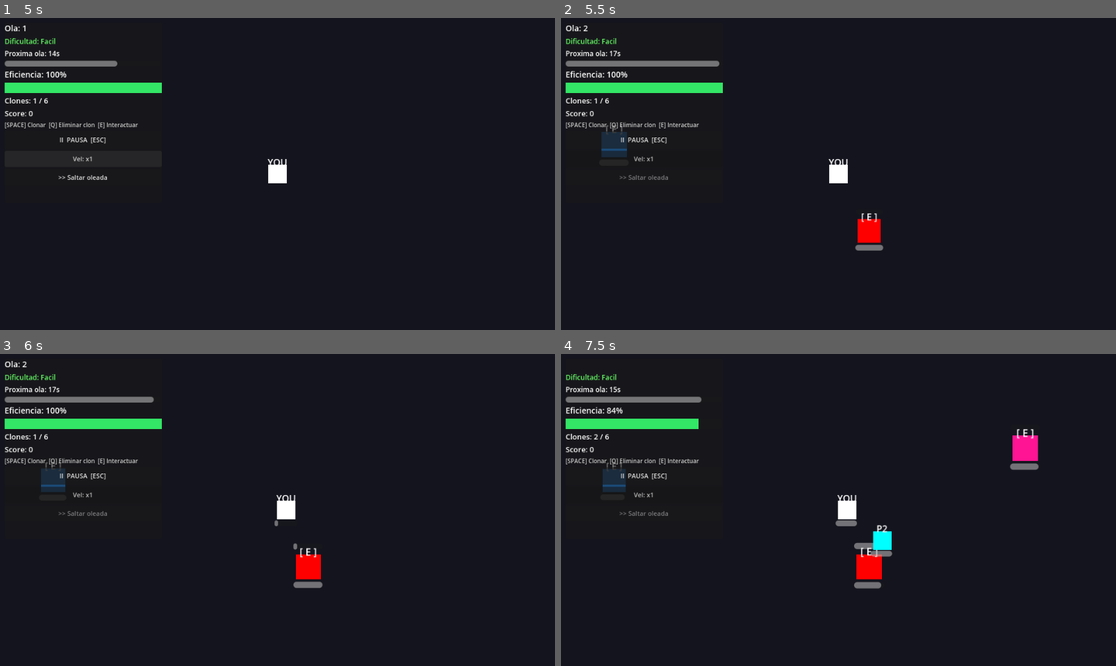
Above: before the commit, frames 1-4 (two rows, left to right).
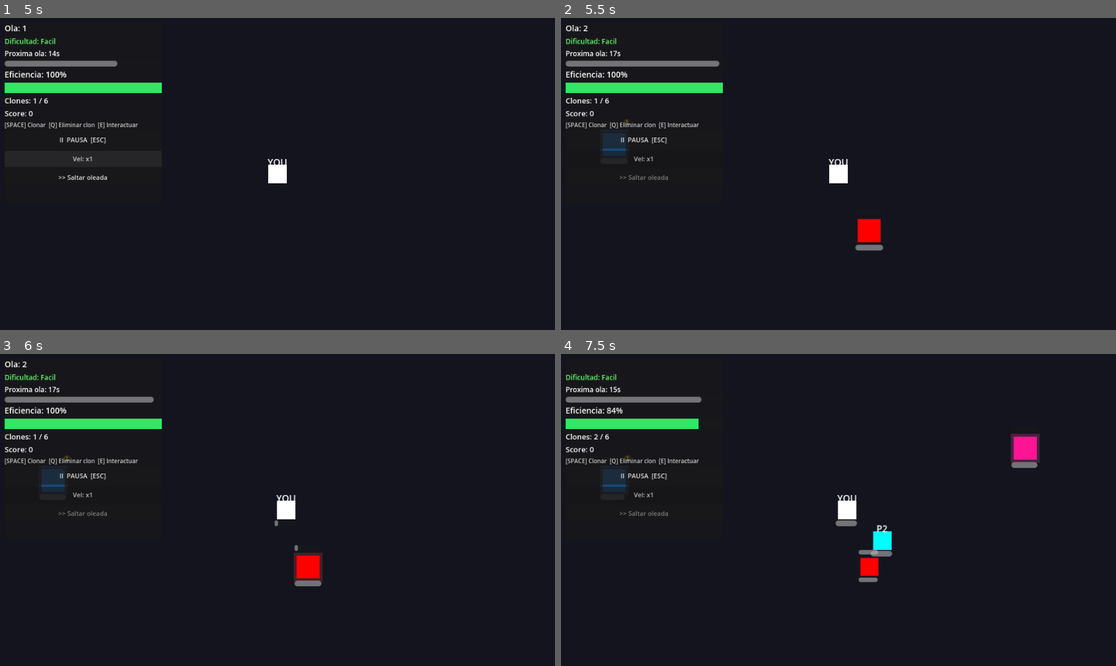
Above: after the commit, the same moments.

Repository: Carlos-creator/OverSplit
Game: Godot game, scene res://scenes/MainMenu.tscn
Two runs of this game, one before a commit and one after it. Both use one fixed random seed, a clock stepped at 60 frames per second and the inputs below.
Inputs (mouse positions are in pixels of both pictures, inside the frame that each line leads up to):
- Up to frame 1 (5 s): click "JUGAR" at 0.5 s; click "II PAUSA [ESC]" at 1.25 s; click "CONTINUAR" at 2 s; click "Vel: x1" at 2.75 s; click "Vel: x1.5" at 3.5 s; click "Vel: x2" at 4.25 s
- Up to frame 2 (5.5 s): click ">> Saltar oleada" at 5 s
- Up to frame 3 (6 s): move the mouse to (399, 494) at 5.77 s; hold Right (ui_right) from 5.78 s (still down); tap E (interact) at 5.85 s; click (399, 494) at 5.92 s
- Up to frame 4 (7.5 s): move the mouse to (727, 525) at 6.52 s; release Right (ui_right) at 6.53 s; hold Down (ui_down) 6.53-7.28 s; tap Space (create_clone) at 6.6 s; tap E (interact) at 6.8, 7.35 s; move the mouse to (894, 441) at 7.27 s; hold Right (ui_right) from 7.28 s (still down)

Frame 1 is identical in both runs. In frame 2, 0.1% of the frame differs, in the area x 7-58%, y 32-73%; in frame 3, 0.3%; in frame 4, 0.7%, in the area x 8-87%, y 24-76%.
Error in both runs: Invalid call. Nonexistent function 'is_action_just_pressed' in base 'InputEventKey'. (res://scripts/PauseMenu.gd:10)

Commit message:
v7.0 beta

Diff:
--- a/scenes/SwitchTask.tscn
+++ b/scenes/SwitchTask.tscn
@@ -37,14 +37,6 @@
 value = 15.0
 show_percentage = false
 
-[node name="InteractLabel" type="Label" parent="."]
-offset_left = -30.0
-offset_top = -36.0
-offset_right = 30.0
-offset_bottom = -20.0
-text = "[ E ]"
-horizontal_alignment = 1
-
 [node name="DirectiveLabel" type="Label" parent="."]
 offset_left = -30.0
 offset_top = -52.0
@@ -54,3 +46,14 @@
 horizontal_alignment = 1
 theme_override_colors/font_color = Color(0.2, 1.0, 1.0, 1)
 theme_override_font_sizes/font_size = 11
+
+[node name="BadgeLabel" type="Label" parent="."]
+offset_left = 10.0
+offset_top = -46.0
+offset_right = 36.0
+offset_bottom = -28.0
+visible = false
+text = "①"
+horizontal_alignment = 1
+theme_override_colors/font_color = Color(1.0, 0.85, 0.1, 1)
+theme_override_font_sizes/font_size = 14
--- a/scripts/GameManager.gd
+++ b/scripts/GameManager.gd
@@ -101,3 +101,10 @@
 
 func skip_wave() -> void:
 	wave_timer = get_current_wave_interval()
+
+func get_clone_count_for_task(task: Node) -> int:
+	var count := 0
+	for p in get_tree().get_nodes_in_group("players"):
+		if p._interact_target == task or p._next_target == task or p._directed_to == task:
+			count += 1
+	return count
--- a/scripts/SwitchTask.gd
+++ b/scripts/SwitchTask.gd
@@ -4,18 +4,24 @@
 
 @export var timeout: float = 15.0
 @export var task_color: Color = Color.RED
+@export var work_amount: int = 1
 
 var is_complete: bool = false
 var interact_progress: float = 0.0
 var _timer: float = 0.0
 var has_directive: bool = false
+var _urgency_active: bool = false
+var _urgency_tween: Tween = null
+var _badge_tween: Tween = null
 
 @onready var border_rect: ColorRect = $BorderRect
 @onready var body: ColorRect = $Body
 @onready var timer_bar: ProgressBar = $TimerBar
 @onready var interact_bar: ProgressBar = $InteractBar
 @onready var directive_label: Label = $DirectiveLabel
-@onready var pulse_tween: Tween = null
+@onready var badge_label: Label = $BadgeLabel
+
+const BADGE_SYMBOLS: Array[String] = ["①", "②", "③"]
 
 func _ready() -> void:
 	get_node("/root/GameManager").register_task(self)
@@ -24,8 +30,9 @@
 	timer_bar.value = timeout
 	interact_bar.value = 0
 	directive_label.visible = false
+	badge_label.visible = false
+	badge_label.scale = Vector2.ZERO
 	border_rect.color = Color(0, 0, 0, 0)
-	_start_pulse()
 
 func get_time_remaining() -> float:
 	return timeout - _timer
@@ -60,6 +67,103 @@
 	timer_bar.value = timeout - _timer
 	if _timer >= timeout:
 		_on_timeout()
+		return
+
+	var work_left: float = 1.0 - interact_progress
+	var time_left: float = timeout - _timer
+	var time_ratio: float = time_left / timeout
+
+	_update_base_layer(work_left)
+	_update_state_layer(time_ratio, work_left)
+	_update_decision_layer(work_left, time_left)
+
+func _update_base_layer(work_left: float) -> void:
+	var scale_max: float = 1.0 + float(work_amount - 1) * 0.35
+	var scale_val: float = lerp(0.75, scale_max, work_left)
+	self.scale = Vector2(scale_val, scale_val)
+
+	if not has_directive:
+		var glow_alpha: float = work_left * (float(work_amount) / 3.0) * 0.65
+		var glow_color: Color = task_color.lightened(0.3)
+		glow_color.a = glow_alpha
+		border_rect.color = glow_color
+
+func _update_state_layer(time_ratio: float, work_left: float) -> void:
+	if time_ratio > 0.35 or has_directive:
+		if _urgency_active:
+			_deactivate_urgency()
+		return
+
+	if not _urgency_active:
+		_activate_urgency()
+
+	if not has_directive:
+		if time_ratio > 0.15:
+			border_rect.color = Color(1.0, 0.5, 0.0, 0.7)
+		else:
+			var pulse_alpha: float = 0.5 + abs(sin(_timer * 8.0)) * 0.5
+			border_rect.color = Color(1.0, 0.1, 0.1, pulse_alpha)
+
+func _activate_urgency() -> void:
+	_urgency_active = true
+	if _urgency_tween:
+		_urgency_tween.kill()
+	_urgency_tween = create_tween().set_loops()
+	_urgency_tween.tween_property(self, "scale", Vector2(1.12, 1.12), 0.18)
+	_urgency_tween.tween_property(self, "scale", Vector2(0.95, 0.95), 0.18)
+
+func _deactivate_urgency() -> void:
+	_urgency_active = false
+	if _urgency_tween:
+		_urgency_tween.kill()
+		_urgency_tween = null
+
+func _update_decision_layer(work_left: float, time_left: float) -> void:
+	if has_directive:
+		_hide_badge()
+		return
+
+	var gm: Node = get_node("/root/GameManager")
+	var base_interact: float = gm.BASE_INTERACT_TIME
+	var time_safe: float = maxf(time_left, 0.1)
+	var recommended: int = ceili(float(work_amount) * work_left * base_interact / time_safe)
+	recommended = clampi(recommended, 1, 3)
+	var assigned: int = gm.get_clone_count_for_task(self)
+
+	if assigned < recommended:
+		_show_badge(recommended)
+	else:
+		_hide_badge()
+
+func _show_badge(count: int) -> void:
+	badge_label.text = BADGE_SYMBOLS[clampi(count - 1, 0, 2)]
+	if badge_label.visible and badge_label.scale.x > 0.5:
+		return
+	badge_label.visible = true
+	badge_label.scale = Vector2.ZERO
+	if _badge_tween:
+		_badge_tween.kill()
+	_badge_tween = create_tween()
+	_badge_tween.tween_property(badge_label, "scale", Vector2(1.1, 1.1), 0.12)
+	_badge_tween.tween_property(badge_label, "scale", Vector2(1.0, 1.0), 0.08)
+	var loop_tween := create_tween().set_loops()
+	loop_tween.tween_property(badge_label, "scale", Vector2(1.1, 1.1), 0.6)
+	loop_tween.tween_property(badge_label, "scale", Vector2(1.0, 1.0), 0.6)
+	badge_label.set_meta("loop_tween", loop_tween)
+
+func _hide_badge() -> void:
+	if not badge_label.visible:
+		return
+	if _badge_tween:
+		_badge_tween.kill()
+		_badge_tween = null
+	if badge_label.has_meta("loop_tween"):
+		var lt: Tween = badge_label.get_meta("loop_tween")
+		if lt:
+			lt.kill()
+	var t := create_tween()
+	t.tween_property(badge_label, "scale", Vector2.ZERO, 0.1)
+	t.tween_callback(func(): badge_label.visible = false)
 
 func add_interact(amount: float) -> void:
 	if is_complete:
@@ -73,6 +177,7 @@
 	if is_complete:
 		return
 	is_complete = true
+	_deactivate_urgency()
 	get_node("/root/GameManager").unregister_task(self)
 	get_node("/root/AudioManager").play_task_complete()
 	emit_signal("task_completed", self)
@@ -82,18 +187,12 @@
 	if is_complete:
 		return
 	is_complete = true
+	_deactivate_urgency()
 	get_node("/root/GameManager").unregister_task(self)
 	get_node("/root/AudioManager").play_task_fail()
 	_play_fail_animation()
 
-func _start_pulse() -> void:
-	pulse_tween = create_tween().set_loops()
-	pulse_tween.tween_property(self, "scale", Vector2(1.1, 1.1), 0.4)
-	pulse_tween.tween_property(self, "scale", Vector2(1.0, 1.0), 0.4)
-
 func _play_complete_animation() -> void:
-	if pulse_tween:
-		pulse_tween.kill()
 	body.color = Color.LIME_GREEN
 	var t := create_tween()
 	t.tween_property(self, "scale", Vector2(1.4, 1.4), 0.15)
@@ -101,8 +200,6 @@
 	t.tween_callback(queue_free)
 
 func _play_fail_animation() -> void:
-	if pulse_tween:
-		pulse_tween.kill()
 	body.color = Color.DARK_RED
 	var t := create_tween()
 	t.tween_property(self, "modulate:a", 0.0, 0.25)
--- a/scripts/TaskSpawner.gd
+++ b/scripts/TaskSpawner.gd
@@ -30,4 +30,13 @@
 	)
 	task.task_color = TASK_COLORS[randi() % TASK_COLORS.size()]
 	task.timeout = gm.get_task_timeout()
+	task.work_amount = _get_work_amount(gm.wave)
 	add_child(task)
+
+func _get_work_amount(wave: int) -> int:
+	if wave <= 3:
+		return 1
+	elif wave <= 6:
+		return 1 + randi() % 2
+	else:
+		return 1 + randi() % 3
Not shown, changed: Notas.txt
Not shown, added: README.md
